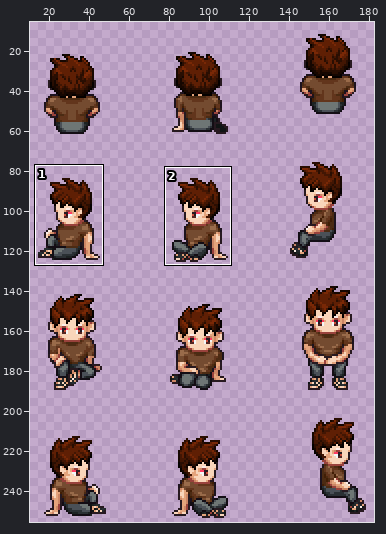
Sprite sheet: public/assets/player/sit.png. Above: a wide view before the commit, with the close-up outlined.
Close-up. The starting point:
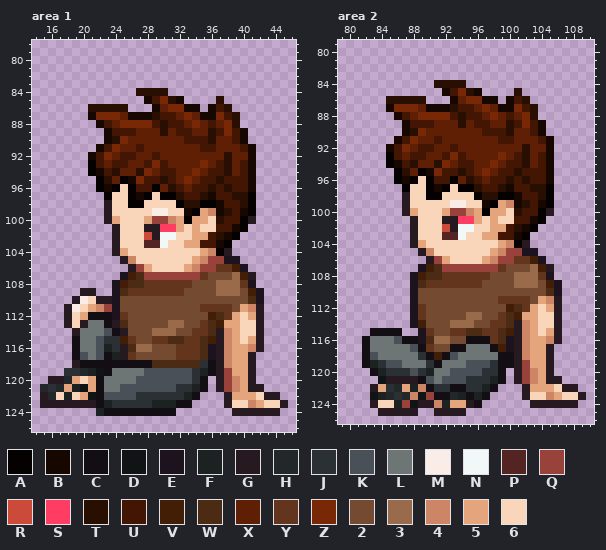
The file is 192x256 pixels. Colours within 5 levels of each other are drawn and written as one. Shown: area 1: x 14..46, y 78..126; area 2: x 79..110, y 79..126. The wide view leaves out empty margins. The commit also changed other parts of the picture, which this record leaves out.
Palette (. is transparent): A #050100  B #160701  C #130d14  D #101414  E #1d131e  F #1c2222  G #271920  H #22282a  J #2a3034  K #4a5057  L #6e7675  M #faece7  N #f2f7f8  P #532421  Q #99423c  R #cb4a39  S #ff3d62  T #290e02  U #421603  V #411e05  W #4b2b13  X #5f1f04  Y #62351c  Z #792806  2 #744b30  3 #996b4a  4 #cc8665  5 #e4a47c  6 #f9d5ba
And afterwards:
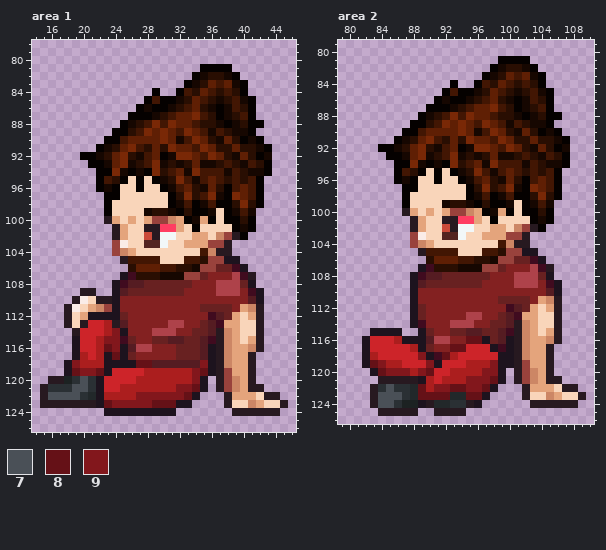
Colours new in this view: 7 #4a5057  8 #651117  9 #82171c
Difference:
colour 2: #744b30 -> #832121
colour 3: #996b4a -> #ae424a
colour K: #4a5057 -> #ab1e1e
colour L: #6e7675 -> #cd2429
colour V: #411e05 -> #400b1f
colour W: #4b2b13 -> #551c22
colour Y: #62351c -> #682121
Area 1:
y 81: x 35..38 .... -> AAAA
y 82: x 34..39 ...... -> ABTTBA
y 83: x 33..40 ........ -> ABTXUXBA
y 84: x 27..30 TTTT -> ..A.; x 32..40 ......... -> AUTXUTUTA
y 85: x 28 B -> A; x 30..31 ZT -> AA; x 33..41 ....T.... -> TXUTBTUBA
y 86: x 21..25 TTTTT -> .....; x 27..35 ..BXZZBB. -> ABAABTUXT; x 37..41 UT... -> ABUTA
y 87: x 21..30 BZZZXBBBTU -> .....AAABT; x 33..38 ZXBBZU -> XZUTAB; x 40..41 .. -> UA
y 88: x 22..32 BUXZZZZUTUU -> ...ABTUZUZX; x 34..42 ZXUXZT... -> UTTBABTAA
y 89: x 23..28 BUUUXX -> .AATUZ; x 30 T -> Z; x 33 U -> Z; x 35..36 XT -> UB; x 38..39 ZU -> TB; x 41 . -> A
y 90: x 23..25 BTZ -> AAU; x 30 X -> Z; x 32 X -> B; x 34..35 UU -> ZX; x 37 X -> B; x 39..42 UB.. -> TABA
y 91: x 22..24 BUZ -> ABT; x 26 X -> Z; x 28 X -> T; x 30..31 XX -> TZ; x 34..38 XUUXX -> UZXTT; x 40..43 UB.. -> TTBA
y 92: x 20..23 .BUZ -> AABT; x 25..33 UUXXUXXXX -> ZTBUXABZZ; x 35..36 XX -> UZ; x 39 X -> B; x 41..43 B.. -> TAB
y 93: x 22..27 UXUUXX -> ABXZBT; x 30..33 UXXX -> BTBT; x 35..43 ZXUTXUB.. -> BBTUTBUTA
y 94: x 21..30 ABUTXXTZXU -> .AAZBABAZT; x 33 X -> B; x 35 X -> U; x 38..40 TXU -> BUT; x 42..43 .. -> BA
y 95: x 23..24 TX -> UT; x 26..34 BZUUTUXZX -> 6A6ABTZUB; x 36..38 UTU -> XUT; x 40..42 UB. -> TUA
y 96: x 26..31 AUUAXT -> 6A66AB; x 34..38 UUTUT -> TBXTA; x 40..42 UB. -> XUA
y 97: x 24 6 -> A; x 26..28 ABA -> 666; x 30 A -> 6; x 33..42 UUTBUUTTA. -> ZTUZBAZXUA
y 98: x 23 G -> A; x 26..27 AA -> 66; x 31..42 6ATTAABUUTA. -> ABUABUAATZTA
y 99: x 23 G -> A; x 28..33 6MM66B -> BTTBAT; x 35..41 54BTUBA -> AB6ABUB
y 100: x 26 6 -> 5; x 34 5 -> B; x 36..41 6TUUAG -> A6AATA
y 101: x 25 6 -> 5; x 34 5 -> A; x 37..41 UUBA. -> 66ABA
y 102: x 25 6 -> 5; x 36..40 UTBA. -> 64QGA
y 103: x 24..25 G6 -> QM; x 35..38 UUBA -> 5QQG
y 104: x 24..26 G56 -> Q45; x 35 5 -> U; x 37 A -> G
y 105: x 26..29 4666 -> UUUU; x 33..35 654 -> UUT
y 106: x 26..34 GQ5666654 -> TXXXUUTTB
y 107: x 27..32 WQQQQQ -> TTTBBB
y 112: x 21..23 CCC -> EEE
y 113: x 23 C -> K
y 114: x 24..25 CG -> 9E
y 115: x 19 C -> E; x 23..24 JJ -> 99
y 116: x 19 C -> E; x 23..25 FJG -> 89E
y 117: x 19 C -> E; x 23..25 CFG -> E8E
y 118: x 18..28 .GCCCCCCCCC -> E9KKKEEEE88; x 35..36 JC -> 9E
y 119: x 18..23 JJHFDC -> E8998E; x 34..36 JFC -> 98E
y 120: x 18..22 H565C -> FJ7JE; x 34..35 JC -> 9E
y 121: x 15 H -> G; x 17..22 H5FD5C -> JJ77JE; x 32..35 JJFC -> 998E
y 122: x 16..22 H6F65DC -> 7777JHE; x 27..34 JJJJJJFC -> 9999998E
y 123: x 22..33 CFJJJJJFFFCC -> E899999888EE
y 124: x 22..31 FCCCCCCCCC -> .EEEEEEEEE
Area 2:
y 81: x 99..102 .... -> AAAA
y 82: x 98..103 ...... -> ABTTBA
y 83: x 97..104 ........ -> ABTXUXBA
y 84: x 91..94 TTTT -> ..A.; x 96..104 ......... -> AUTXUTUTA
y 85: x 92 B -> A; x 94..95 ZT -> AA; x 97..105 ....T.... -> TXUTBTUBA
y 86: x 85..89 TTTTT -> .....; x 91..99 ..BXZZBB. -> ABAABTUXT; x 101..105 UT... -> ABUTA
y 87: x 85..94 BZZZXBBBTU -> .....AAABT; x 97..102 ZXBBZU -> XZUTAB; x 104..105 .. -> UA
y 88: x 86..96 BUXZZZZUTUU -> ...ABTUZUZX; x 98..106 ZXUXZT... -> UTTBABTAA
y 89: x 87..92 BUUUXX -> .AATUZ; x 94 T -> Z; x 97 U -> Z; x 99..100 XT -> UB; x 102..103 ZU -> TB; x 105 . -> A
y 90: x 87..89 BTZ -> AAU; x 94 X -> Z; x 96 X -> B; x 98..99 UU -> ZX; x 101 X -> B; x 103..106 UB.. -> TABA
y 91: x 86..88 BUZ -> ABT; x 90 X -> Z; x 92 X -> T; x 94..95 XX -> TZ; x 98..102 XUUXX -> UZXTT; x 104..107 UB.. -> TTBA
y 92: x 84..87 .BUZ -> AABT; x 89..97 UUXXUXXXX -> ZTBUXABZZ; x 99..100 XX -> UZ; x 103 X -> B; x 105..107 B.. -> TAB
y 93: x 86..91 UXUUXX -> ABXZBT; x 94..97 UXXX -> BTBT; x 99..107 ZXUTXUB.. -> BBTUTBUTA
y 94: x 85..94 ABUTXXTZXU -> .AAZBABAZT; x 97 X -> B; x 99 X -> U; x 102..104 TXU -> BUT; x 106..107 .. -> BA
y 95: x 87..88 TX -> UT; x 90..98 BZUUTUXZX -> 6A6ABTZUB; x 100..102 UTU -> XUT; x 104..106 UB. -> TUA
y 96: x 90..95 AUUAXT -> 6A66AB; x 98..102 UUTUT -> TBXTA; x 104..106 UB. -> XUA
y 97: x 88 6 -> A; x 90..92 ABA -> 666; x 94 A -> 6; x 97..106 UUTBUUTTA. -> ZTUZBAZXUA
y 98: x 87 G -> A; x 90..91 AA -> 66; x 95..106 6ATTAABUUTA. -> ABUABUAATZTA
y 99: x 87 G -> A; x 92..97 6MM66B -> BTTBAT; x 99..105 54BTUBA -> AB6ABUB
y 100: x 90 6 -> 5; x 98 5 -> B; x 100..105 6TUUAG -> A6AATA
y 101: x 89 6 -> 5; x 98 5 -> A; x 101..105 UUBA. -> 66ABA
y 102: x 89 6 -> 5; x 100..104 UTBA. -> 64QGA
y 103: x 88..89 G6 -> QM; x 99..102 UUBA -> 5QQG
y 104: x 88..90 G56 -> Q45; x 99 5 -> U; x 101 A -> G
y 105: x 90..93 4666 -> UUUU; x 97..99 654 -> UUT
y 106: x 90..98 GQ5666654 -> TXXXUUTTB
y 107: x 91..96 WQQQQQ -> TTTBBB
y 115: x 83..86 CCCC -> EEEE
y 116: x 82 C -> E; x 87..88 CC -> EE; x 95..97 CCC -> 88E
y 117: x 82 C -> E; x 89 C -> E; x 93..94 CC -> 88; x 98 C -> E
y 118: x 82 C -> E; x 89..90 JC -> 9E; x 92 C -> 8; x 99..100 CC -> EE
y 119: x 82..84 CFJ -> E89; x 90..91 JC -> 9E; x 98..100 JCC -> 9EE
y 120: x 83..87 CFJJJ -> E8999; x 89..90 JF -> 98; x 97..99 JJC -> 99E
y 121: x 84 D -> G; x 89 C -> E; x 95..99 JJJFC -> 9998E
y 122: x 84..98 5JH5F4CJJCCJJFC -> J7JJH8K9988998E
y 123: x 83..92 DFHJH4DQCC -> G777JH8888; x 94..97 FCFC -> H88E
y 124: x 84..89 66FQDG -> 77JFFE; x 91..94 4F55 -> HHJJ; x 96 C -> E
Where, in picture pixels (left, top, right, bottom), the same in both close-ups:
changed: (40, 64, 272, 416)
changed: (362, 56, 570, 408)
